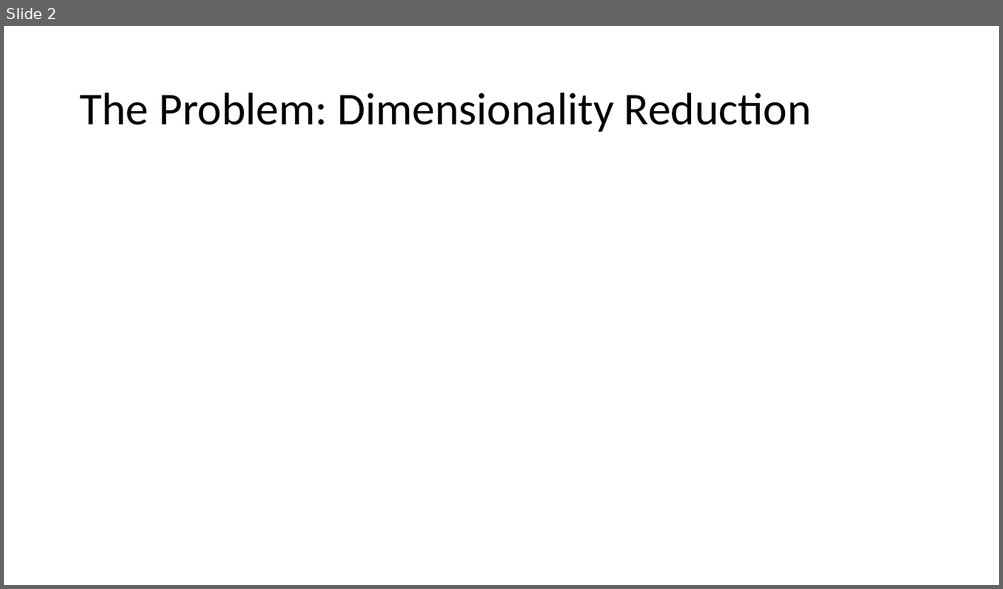
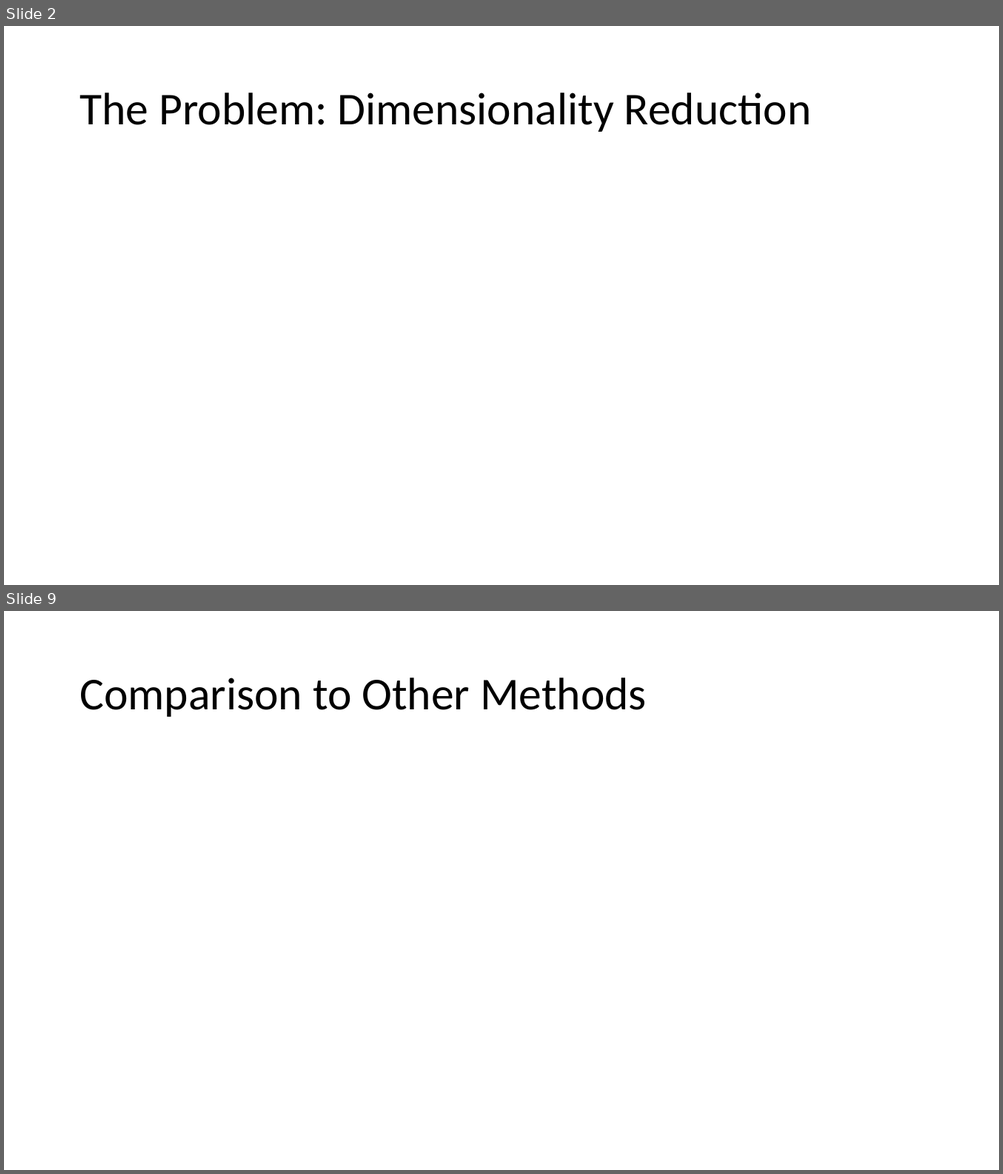
Before and after one commit to nbv3/math465_tsne, a slide deck: math465_tsne.pptx. Shown one above the other, each under a label of ours: slide 2 before the commit, slides 2 and 9 after it; the slides between them are not shown. The pictures are 1003x589 and 1003x1174 pixels, drawn with LibreOffice and Linux fonts; fonts in the diff are those of the drawing; grey boxes stand for pictures. Boxes give left, top, right and bottom in pixels: in the first picture for what was removed or moved away, otherwise in the second. Text is boxed around its words. In the diff, an @@ line names an element or a change of style, - is before the commit and + after.

```diff
--- a/math465_tsne.pptx
+++ b/math465_tsne.pptx
@@ slide 9 added at (4, 611, 999, 1170), background #FFFFFF @@
@@ title added at (79, 678, 646, 717), 44 pt, text #000000 @@
+Comparison to Other Methods
```
Also in this commit, not shown: 7 other slides added, 1 slide removed.
